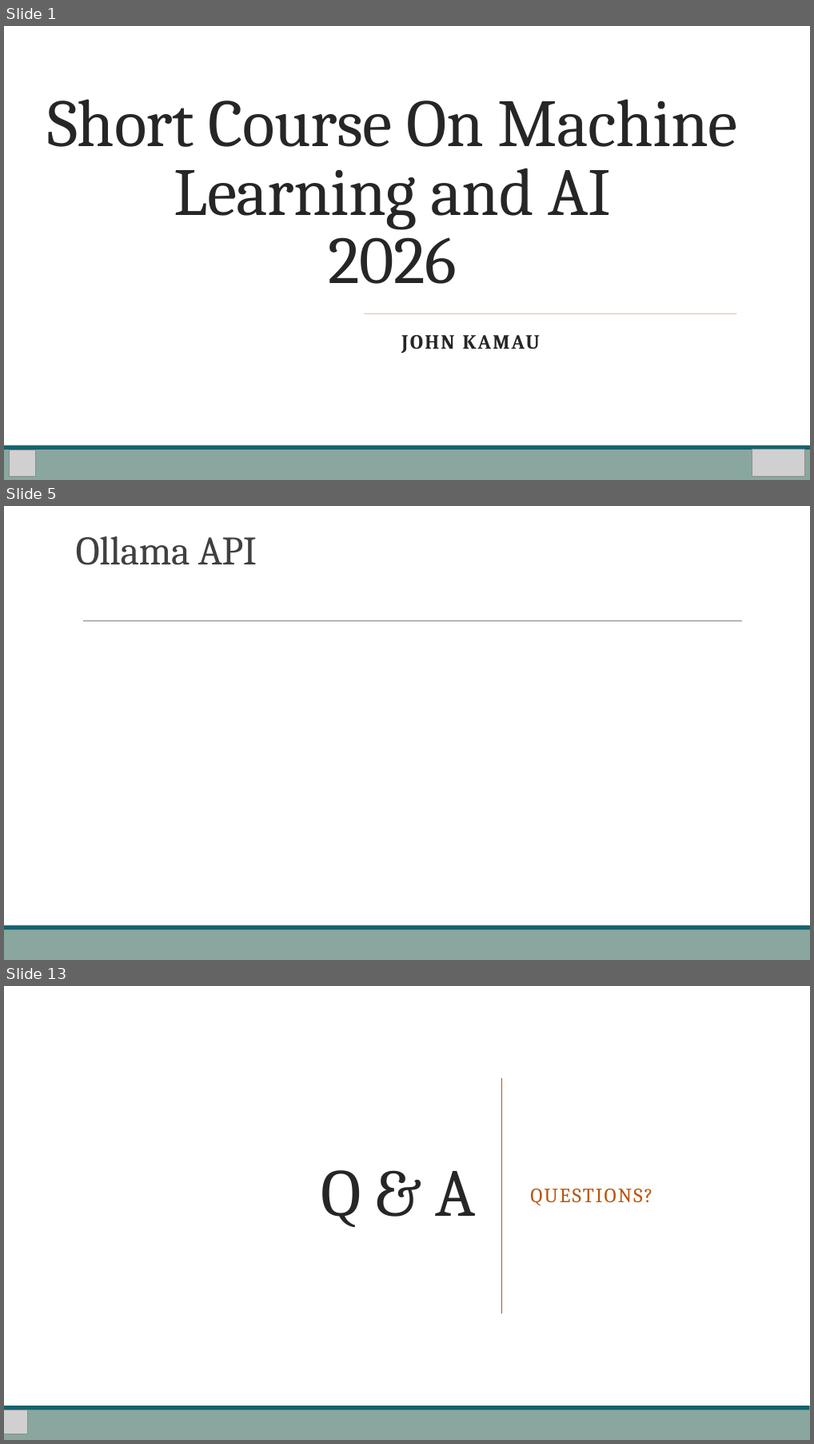
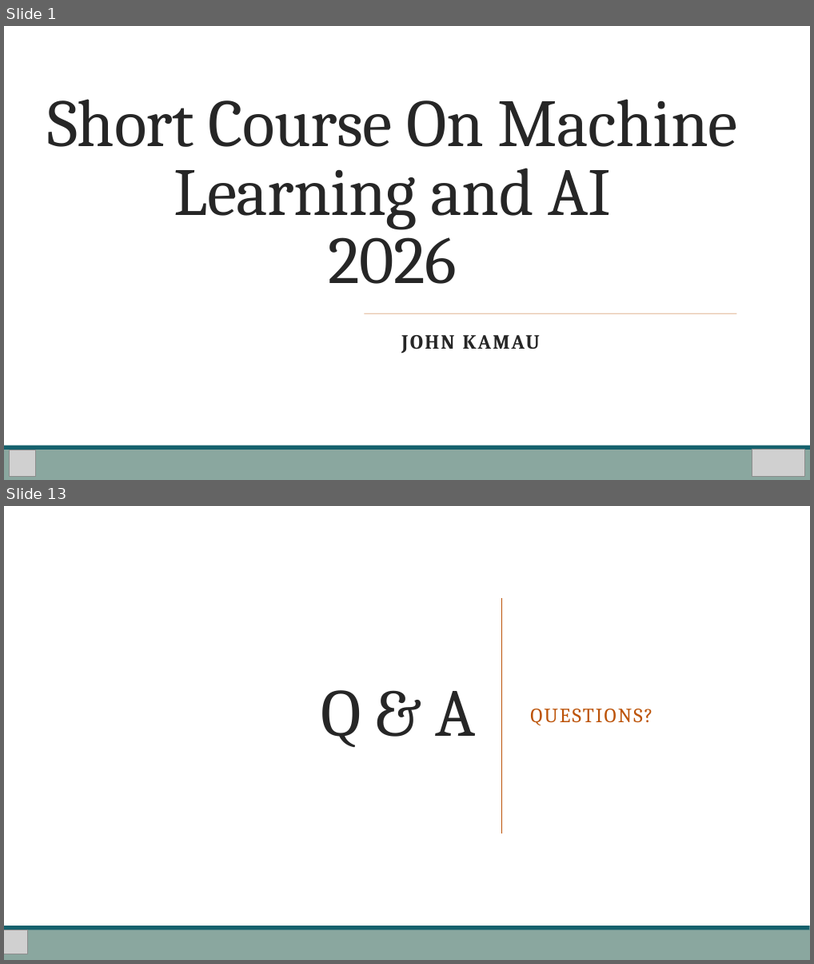
Before and after one commit to Stemical/AI-ML-Workshop-2026, a slide deck: AI Workshop Day3.pptx. Shown one above the other, each under a label of ours: slides 1, 5 and 13 before the commit, slides 1 and 13 after it; the slides between them are not shown. The pictures are 814x1444 and 814x964 pixels, drawn with LibreOffice and Linux fonts; fonts in the diff are those of the drawing; grey boxes stand for pictures. Boxes give left, top, right and bottom in pixels: in the first picture for what was removed or moved away, otherwise in the second. Text is boxed around its words. In the diff, an @@ line names an element or a change of style, - is before the commit and + after.

```diff
--- a/AI Workshop Day3.pptx
+++ b/AI Workshop Day3.pptx
@@ slide 5 removed at (4, 506, 810, 960), background #FFFFFF @@
@@ title removed at (76, 536, 257, 565) @@
-Ollama API
@@ line removed from (83, 621) to (742, 621) @@
@@ rectangle removed at (4, 929, 810, 960) @@
@@ rectangle removed at (4, 925, 810, 929) @@
```
Also in this commit, not shown: 3 slides changed, 8 slides added, 7 other slides removed, 8 other files.
